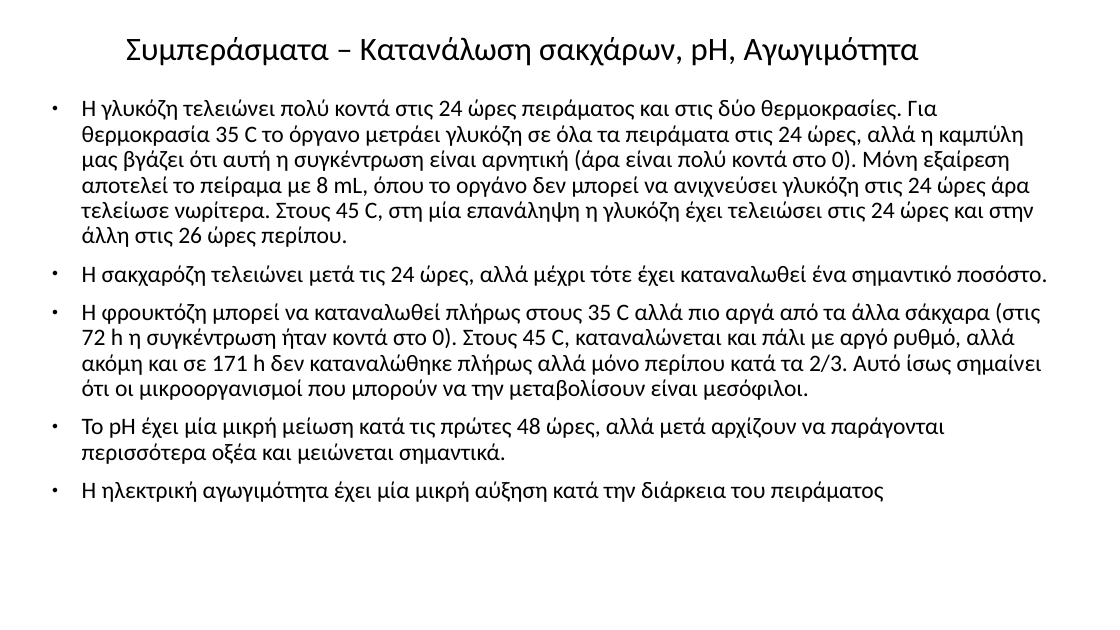
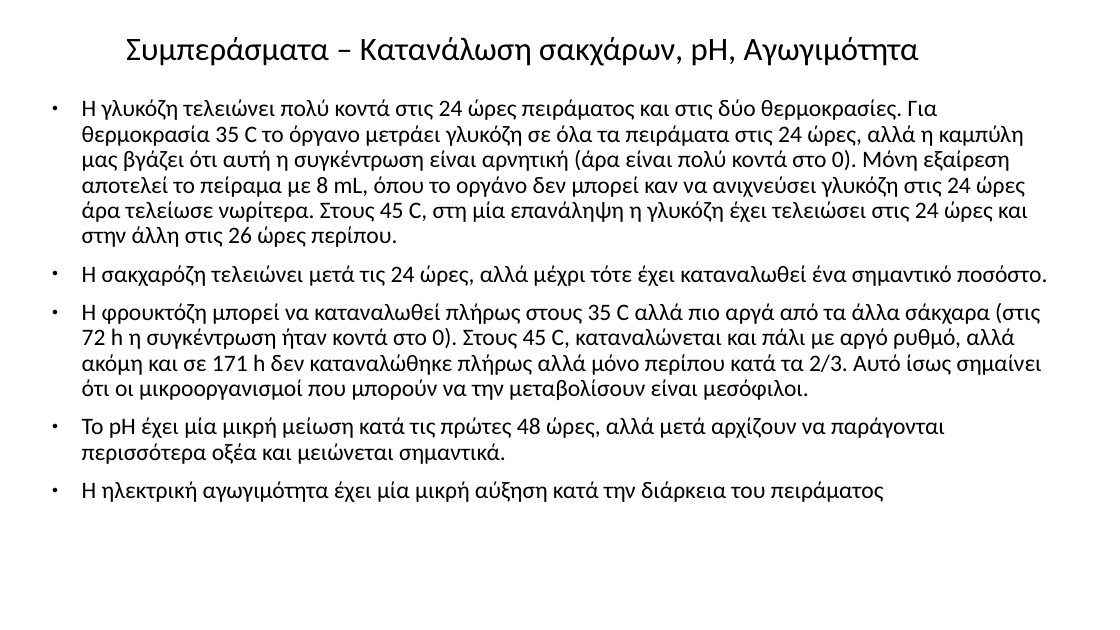
Before and after one commit to Vidianos-Giannitsis/masters-thesis, a slide deck: slide 18 of Reports/lab_scale_SSF_trial_2.pptx (slide 13 before the commit). Drawn at 1120x630 pixels with LibreOffice and Linux fonts; fonts in the diff are those of the drawing. Boxes give left, top, right and bottom in pixels: in the first picture for what was removed or moved away, otherwise in the second. Text is boxed around its words. In the diff, an @@ line names an element or a change of style, - is before the commit and + after.

```diff
--- a/Reports/lab_scale_SSF_trial_2.pptx
+++ b/Reports/lab_scale_SSF_trial_2.pptx
@@ text at bbox=[82, 99, 1028, 247]: text changed @@
-● Η γλυκόζη τελειώνει πολύ κοντά στις 24 ώρες πειράματος και στις δύο θερμοκρασίες. Για θερμοκρασία 35 C το όργανο μετράει γλυκόζη σε όλα τα πειράματα στις 24 ώρες, αλλά η καμπύλη μας βγάζει ότι αυτή η συγκέντρωση είναι αρνητική (άρα είναι πολύ κοντά στο 0). Μόνη εξαίρεση αποτελεί το πείραμα με 8 mL, όπου το οργάνο δεν μπορεί να ανιχνεύσει γλυκόζη στις 24 ώρες άρα τελείωσε νωρίτερα. Στους 45 C, στη μία επανάληψη η γλυκόζη έχει τελειώσει στις 24 ώρες και στην άλλη στις 26 ώρες περίπου.
+● Η γλυκόζη τελειώνει πολύ κοντά στις 24 ώρες πειράματος και στις δύο θερμοκρασίες. Για θερμοκρασία 35 C το όργανο μετράει γλυκόζη σε όλα τα πειράματα στις 24 ώρες, αλλά η καμπύλη μας βγάζει ότι αυτή η συγκέντρωση είναι αρνητική (άρα είναι πολύ κοντά στο 0). Μόνη εξαίρεση αποτελεί το πείραμα με 8 mL, όπου το οργάνο δεν μπορεί καν να ανιχνεύσει γλυκόζη στις 24 ώρες άρα τελείωσε νωρίτερα. Στους 45 C, στη μία επανάληψη η γλυκόζη έχει τελειώσει στις 24 ώρες και στην άλλη στις 26 ώρες περίπου.
```
Also in this commit, not shown: 4 other slides changed, 9 slides added, 4 slides removed, 19 other files.
